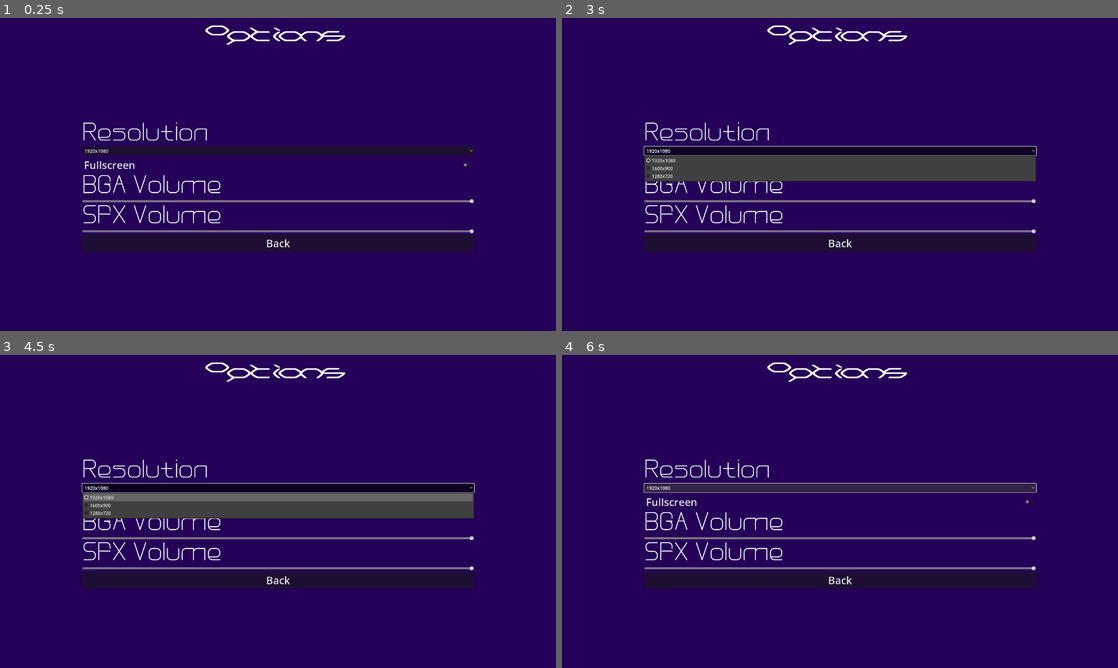
Above: before the commit, frames 1-4 (two rows, left to right).
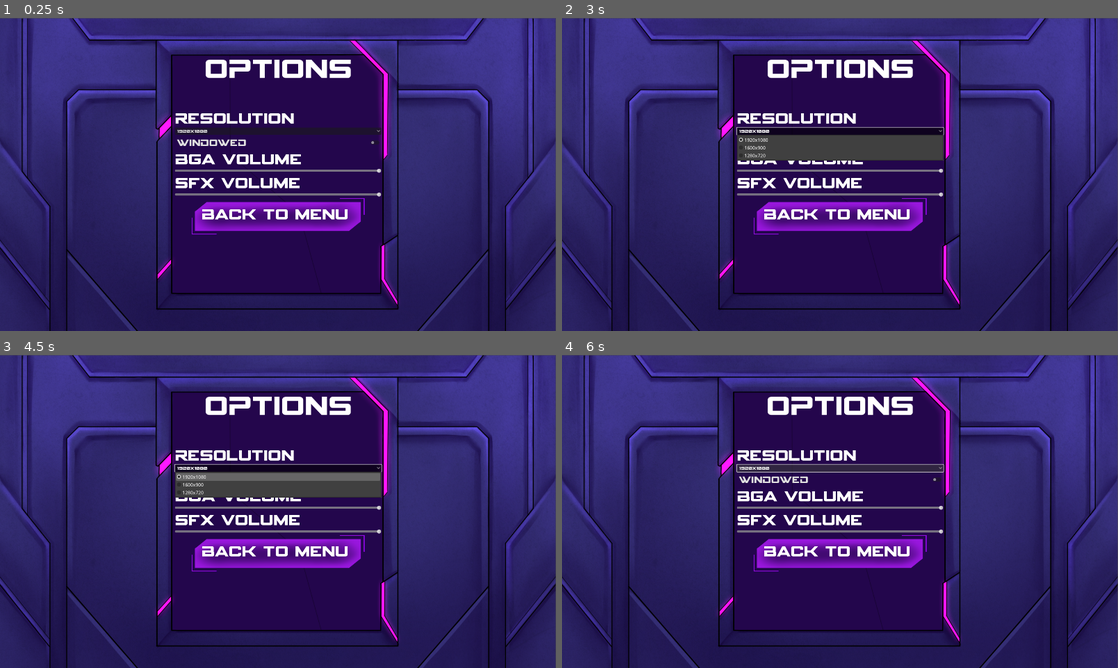
Above: after the commit, the same moments.

Repository: istamarahsan/s3rpent
Game: Godot game, scene res://options.tscn
Same seed, same stepped clock (60 frames per second), same inputs: the game is played once before the commit and once after it. This scene is started directly instead of the project's main scene.
Inputs:
- Up to frame 1 (0.25 s): no input
- Up to frame 2 (3 s): click "Fullscreen" (after the commit: "Windowed") at 0.5 s; click "Back" (after the commit: "Back To Menu") at 1.25 s; click "Option" at 2 s; click "1920x1080" at 2.75 s
- Up to frame 3 (4.5 s): tap Enter (ui_accept) at 3.5, 3.77, 4.25 s; hold Right (ui_right) 3.53-4.28 s; hold Down (ui_down) from 4.28 s (still down)
- Up to frame 4 (6 s): tap Enter (ui_accept) at 4.52, 5, 5.75 s; release Down (ui_down) at 5.03 s; hold Right (ui_right) 5.03-5.78 s; hold Up (ui_up) from 5.78 s (still down)

The runs differ from the first frame. In frame 1, 72% of the frame differs, in the area x 0-100%, y 0-100%; in frame 2, 75%; in frame 3, 75%; in frame 4, 72%.

Commit message:
Option for now
Option redesigned with new font and new button

Diff:
--- a/options.gd
+++ b/options.gd
@@ -37,7 +37,7 @@
 
 
 func _on_check_button_toggled(button_pressed):
-	if(button_pressed==true):
+	if(button_pressed==false):
 		DisplayServer.window_set_mode(DisplayServer.WINDOW_MODE_FULLSCREEN)
 	else:
 		DisplayServer.window_set_mode(DisplayServer.WINDOW_MODE_WINDOWED)
--- a/options.tscn
+++ b/options.tscn
@@ -1,8 +1,10 @@
-[gd_scene load_steps=4 format=3 uid="uid://bm5mstefu26au"]
+[gd_scene load_steps=6 format=3 uid="uid://bm5mstefu26au"]
 
 [ext_resource type="Script" path="res://options.gd" id="1_k4wnr"]
-[ext_resource type="FontFile" uid="uid://bp8je8liwpxim" path="res://energear-font/Energear-RqvV.ttf" id="1_vook6"]
-[ext_resource type="FontFile" uid="uid://dcrt5pq527yy2" path="res://drexs-font/Drexs-51Pp8.otf" id="2_jtlqh"]
+[ext_resource type="Texture2D" uid="uid://dt3x8cy8t1ebk" path="res://assets/buttons_and_setting_background/settings background.png" id="2_tt8sy"]
+[ext_resource type="FontFile" uid="uid://dpogoydi7t2cl" path="res://assets/fonts/spyagency3_2.ttf" id="4_1676n"]
+[ext_resource type="Texture2D" uid="uid://jkuqg5m053s3" path="res://assets/buttons_and_setting_background/button.png" id="5_pruwq"]
+[ext_resource type="Texture2D" uid="uid://vom4wga2kxi8" path="res://assets/buttons_and_setting_background/button (highlight).png" id="6_uesy2"]
 
 [node name="options" type="Control"]
 layout_mode = 3
@@ -20,13 +22,19 @@
 anchor_bottom = 1.0
 grow_horizontal = 2
 grow_vertical = 2
-color = Color(0.141176, 0, 0.345098, 1)
+color = Color(1, 1, 1, 0)
+
+[node name="SettingsBackground" type="Sprite2D" parent="BackgroundColor"]
+position = Vector2(959, 541)
+texture = ExtResource("2_tt8sy")
 
 [node name="Container" type="VBoxContainer" parent="."]
 layout_mode = 1
-anchors_preset = 5
+anchors_preset = -1
 anchor_left = 0.5
+anchor_top = 0.1
 anchor_right = 0.5
+anchor_bottom = 0.125
 offset_left = -252.0
 offset_right = 252.0
 offset_bottom = 104.0
@@ -35,22 +43,22 @@
 
 [node name="Label" type="Label" parent="Container"]
 layout_mode = 2
-size_flags_horizontal = 0
-theme_override_fonts/font = ExtResource("1_vook6")
+size_flags_horizontal = 4
+theme_override_fonts/font = ExtResource("4_1676n")
 theme_override_font_sizes/font_size = 100
 text = "Options"
 
 [node name="Container2" type="VBoxContainer" parent="."]
 layout_mode = 1
-anchors_preset = -1
+anchors_preset = 8
 anchor_left = 0.5
-anchor_top = 0.259
+anchor_top = 0.5
 anchor_right = 0.5
-anchor_bottom = 0.259
-offset_left = -676.0
-offset_top = 0.279999
-offset_right = 677.0
-offset_bottom = 606.28
+anchor_bottom = 0.5
+offset_left = -356.0
+offset_top = -320.0
+offset_right = 357.0
+offset_bottom = 303.0
 grow_horizontal = 2
 grow_vertical = 2
 alignment = 1
@@ -62,17 +70,20 @@
 layout_mode = 2
 size_flags_horizontal = 0
 size_flags_vertical = 0
-theme_override_fonts/font = ExtResource("2_jtlqh")
-theme_override_font_sizes/font_size = 80
+theme_override_fonts/font = ExtResource("4_1676n")
+theme_override_font_sizes/font_size = 56
 text = "Resolution"
 
 [node name="OptionButton" type="OptionButton" parent="Container2/ResSize"]
 layout_mode = 2
+theme_override_fonts/font = ExtResource("4_1676n")
 
 [node name="CheckButton" type="CheckButton" parent="Container2"]
 layout_mode = 2
+size_flags_vertical = 4
+theme_override_fonts/font = ExtResource("4_1676n")
 theme_override_font_sizes/font_size = 36
-text = "Fullscreen"
+text = "Windowed"
 
 [node name="BGAvol" type="VBoxContainer" parent="Container2"]
 layout_mode = 2
@@ -81,8 +92,8 @@
 layout_mode = 2
 size_flags_horizontal = 0
 size_flags_vertical = 0
-theme_override_fonts/font = ExtResource("2_jtlqh")
-theme_override_font_sizes/font_size = 80
+theme_override_fonts/font = ExtResource("4_1676n")
+theme_override_font_sizes/font_size = 56
 text = "BGA Volume"
 
 [node name="HSlider" type="HSlider" parent="Container2/BGAvol"]
@@ -96,19 +107,32 @@
 layout_mode = 2
 size_flags_horizontal = 0
 size_flags_vertical = 0
-theme_override_fonts/font = ExtResource("2_jtlqh")
-theme_override_font_sizes/font_size = 80
+theme_override_fonts/font = ExtResource("4_1676n")
+theme_override_font_sizes/font_size = 56
 text = "SFX Volume"
 
 [node name="HSlider" type="HSlider" parent="Container2/SFXvol"]
 layout_mode = 2
 value = 100.0
 
-[node name="backtomain" type="Button" parent="Container2"]
+[node name="backtomain" type="TextureButton" parent="Container2"]
 layout_mode = 2
+size_flags_horizontal = 4
 size_flags_vertical = 8
-theme_override_font_sizes/font_size = 36
-text = "Back"
+action_mode = 0
+texture_normal = ExtResource("5_pruwq")
+texture_hover = ExtResource("6_uesy2")
+
+[node name="Label" type="Label" parent="Container2/backtomain"]
+offset_left = 33.5
+offset_top = 26.0
+offset_right = 622.5
+offset_bottom = 109.0
+size_flags_horizontal = 0
+size_flags_vertical = 0
+theme_override_fonts/font = ExtResource("4_1676n")
+theme_override_font_sizes/font_size = 56
+text = "Back To Menu"
 
 [connection signal="item_selected" from="Container2/ResSize/OptionButton" to="." method="_on_option_button_item_selected"]
 [connection signal="toggled" from="Container2/CheckButton" to="." method="_on_check_button_toggled"]
Binary file added: assets/buttons_and_setting_background/MainMenuBG.PNG
Not shown, added: assets/buttons_and_setting_background/MainMenuBG.PNG.import
Binary file added: assets/buttons_and_setting_background/button (highlight).png
Not shown, added: assets/buttons_and_setting_background/button (highlight).png.import
Binary file added: assets/buttons_and_setting_background/button.png
Not shown, added: assets/buttons_and_setting_background/button.png.import
Binary file added: assets/buttons_and_setting_background/settings background.png
Not shown, added: assets/buttons_and_setting_background/settings background.png.import
Binary file added: assets/buttons_and_setting_background/settings ref.png
Not shown, added: assets/buttons_and_setting_background/settings ref.png.import
Not shown, changed: drexs-font/info.txt
Not shown, changed: energear-font/info.txt
